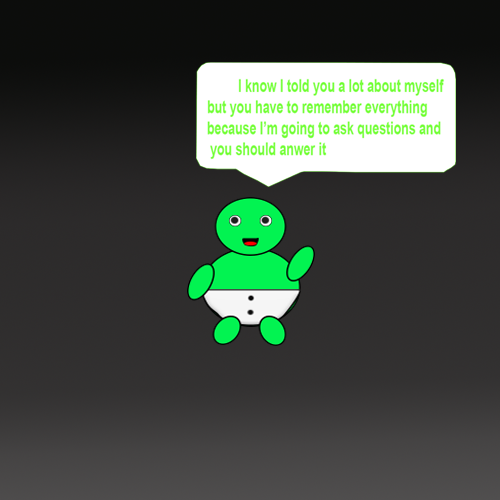
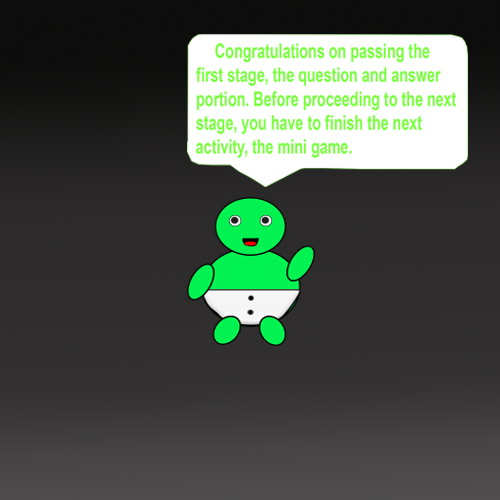
Layers edited between the first and the second 500×500 image:
renamed "Layer 1" to "Layer 2", painted on it over [187, 34, 468, 187]
